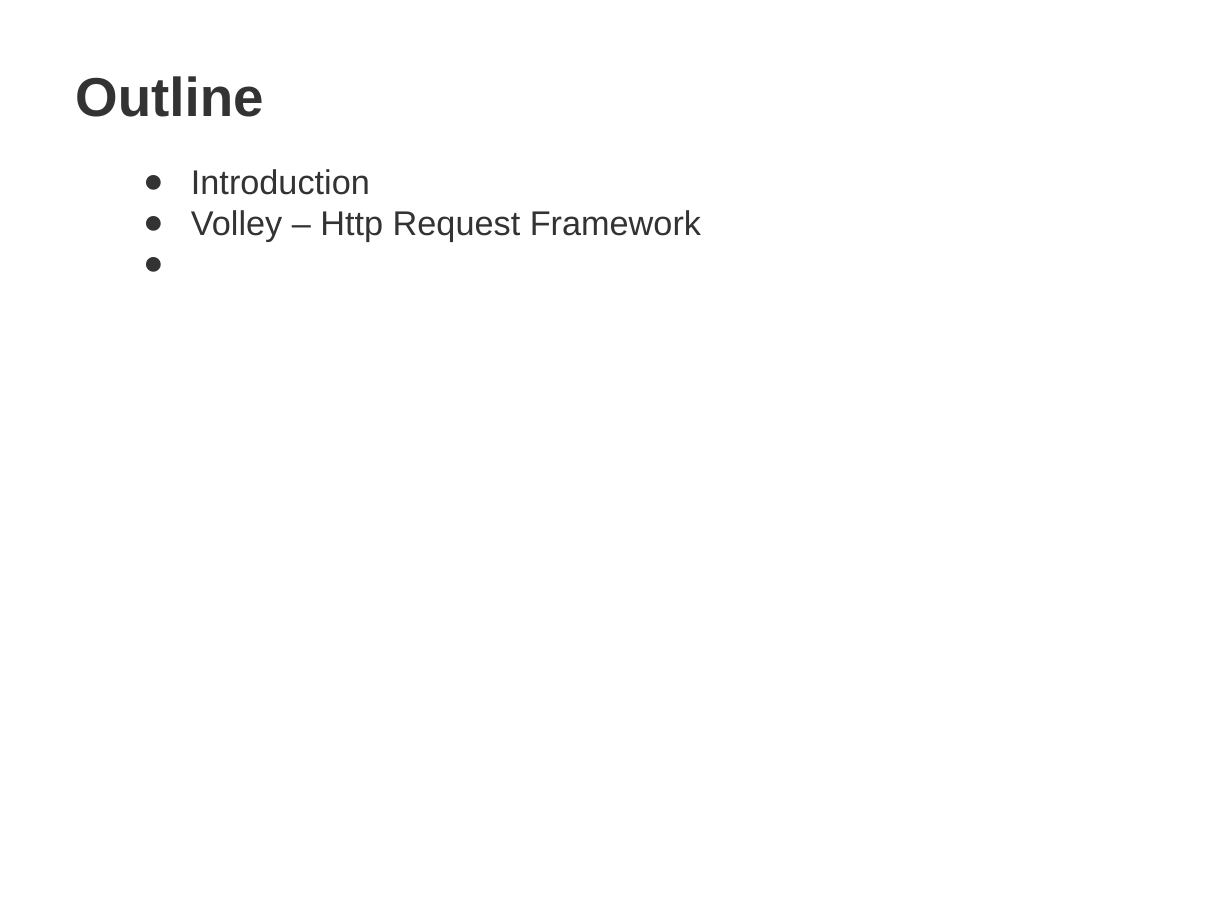
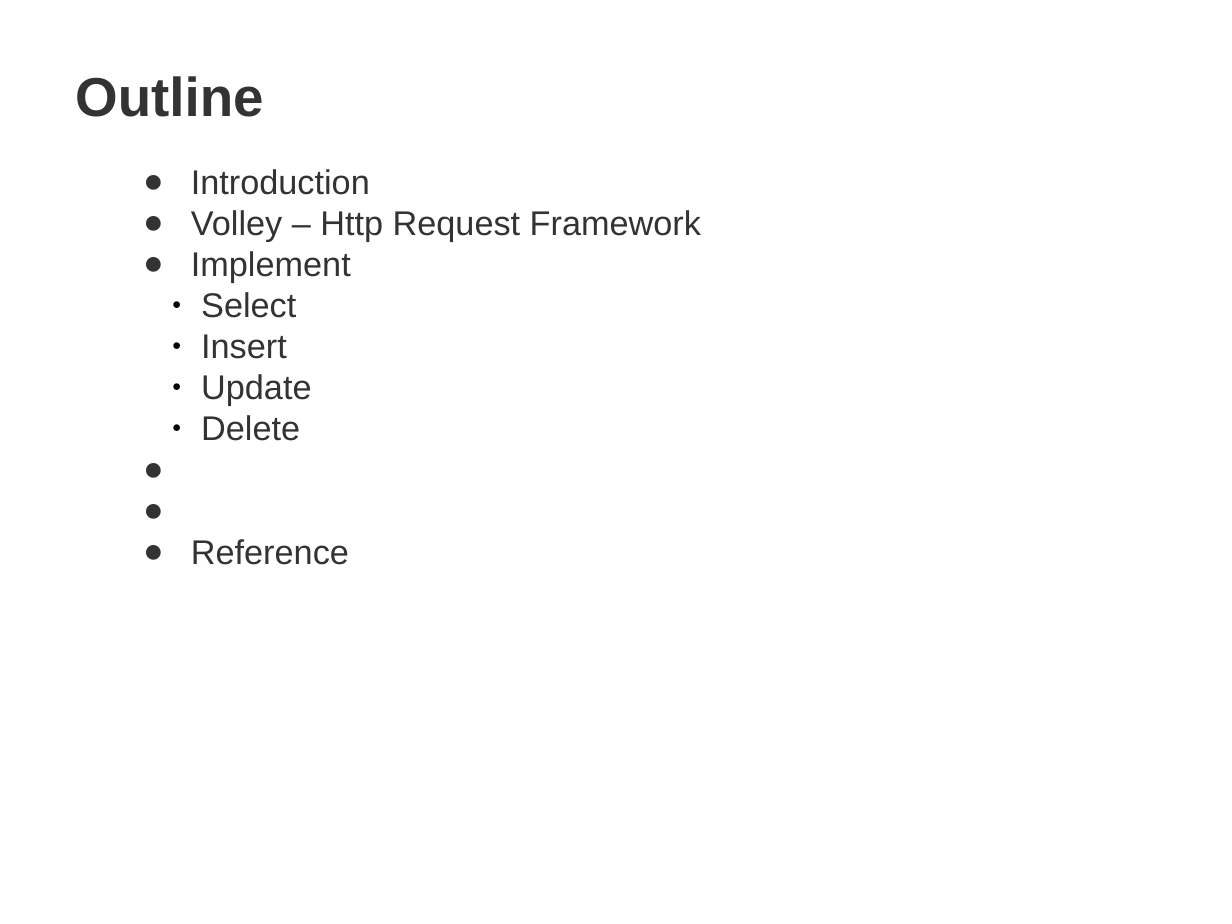
Before and after one commit to arcchang1236/Android_Volley_tutorial, a slide deck: slide 2 of Android-PHP-from-mysql_Arc.pptx. Drawn at 1232x924 pixels with LibreOffice and Linux fonts; fonts in the diff are those of the drawing; background and template pictures are left out. Boxes give left, top, right and bottom in pixels: in the first picture for what was removed or moved away, otherwise in the second. Text is boxed around its words. In the diff, an @@ line names an element or a change of style, - is before the commit and + after.

```diff
--- a/Android-PHP-from-mysql_Arc.pptx
+++ b/Android-PHP-from-mysql_Arc.pptx
@@ text at (191,251,351,565): paragraphs added @@
+● Implement
+  ● Select
+  ● Insert
+  ● Update
+  ● Delete
+● Reference
```
Also in this commit, not shown: 1 slide added, 6 other files.
